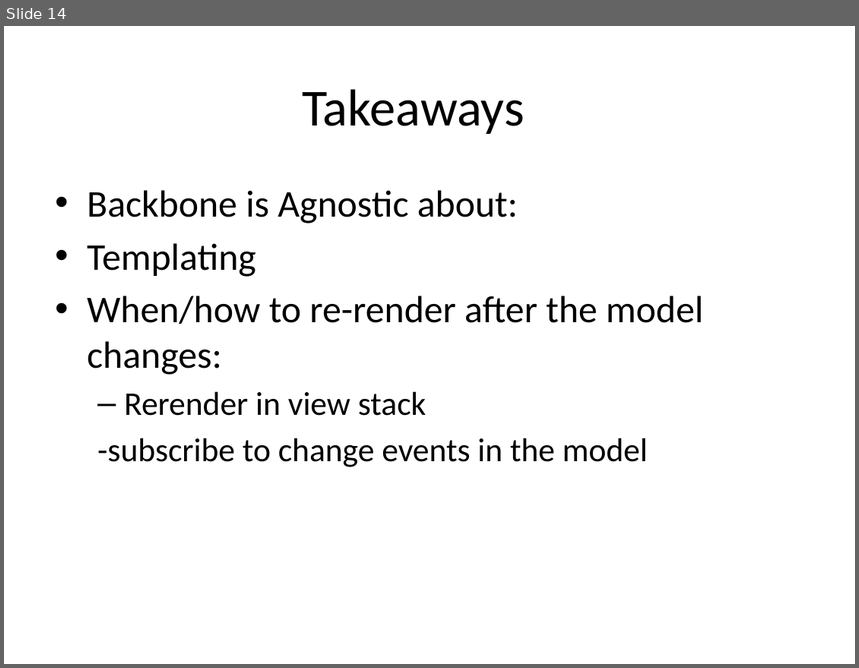
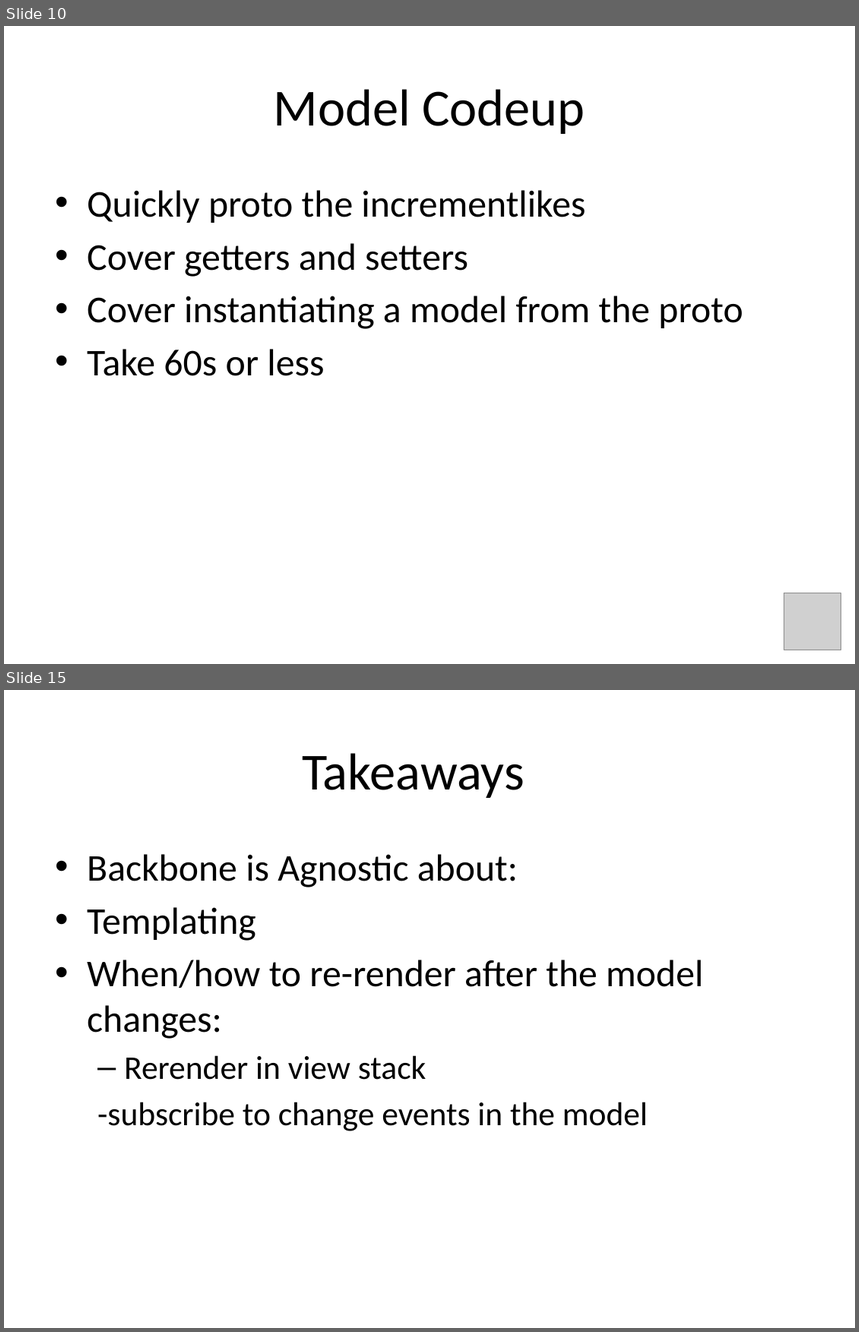
Before and after one commit to jkoynok/TechFest.BackBone, a slide deck: TechFest.Backbone/tf.backbone.pptx. Shown one above the other, each under a label of ours: slide 14 before the commit, slides 10 and 15 after it; the slides between them are not shown. The pictures are 859x668 and 859x1332 pixels, drawn with LibreOffice and Linux fonts; fonts in the diff are those of the drawing; grey boxes stand for pictures. Boxes give left, top, right and bottom in pixels: in the first picture for what was removed or moved away, otherwise in the second. Text is boxed around its words. In the diff, an @@ line names an element or a change of style, - is before the commit and + after.

```diff
--- a/TechFest.Backbone/tf.backbone.pptx
+++ b/TechFest.Backbone/tf.backbone.pptx
@@ slide 10 added at [4, 26, 855, 664], background #FFFFFF @@
@@ title added at [274, 89, 585, 134], 44 pt, text #000000 @@
+Model Codeup
@@ text added at [87, 190, 743, 376], 32 pt, text #000000 @@
+• Quickly proto the incrementlikes
+• Cover getters and setters
+• Cover instantiating a model from the proto
+• Take 60s or less
@@ picture added at [785, 594, 842, 651] @@
@@ what was slide 14 is now slide 15 @@
```
Also in this commit, not shown: 10 slides changed, 4 other slides added, 3 slides removed, 7 other files.
